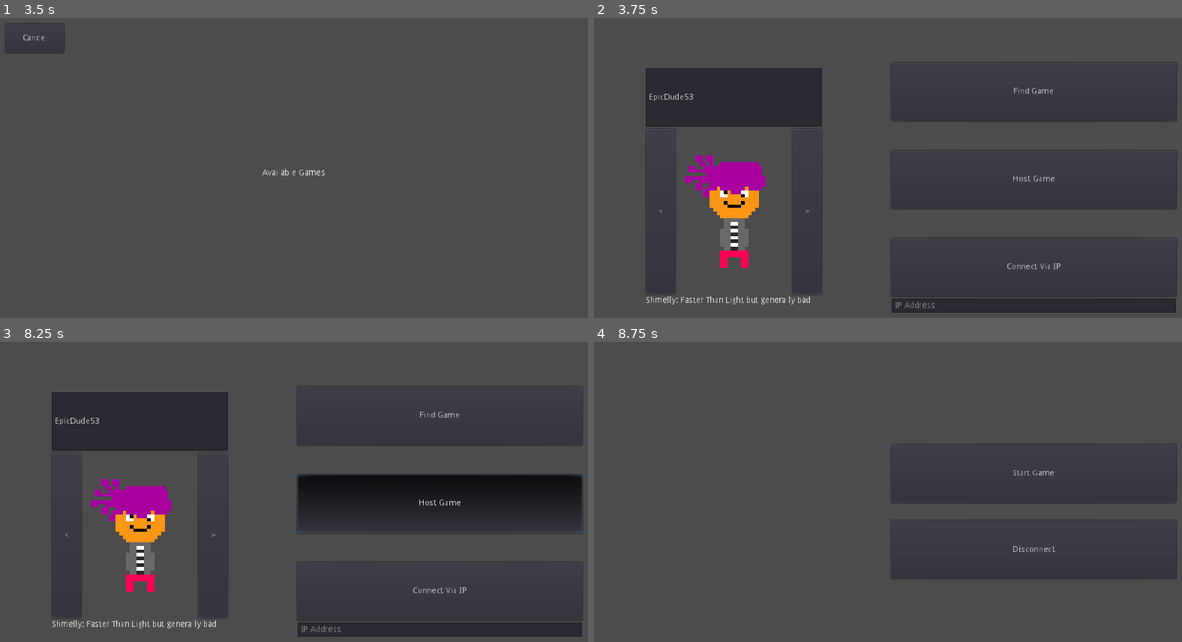
Above: before the commit, frames 1-4 (two rows, left to right).
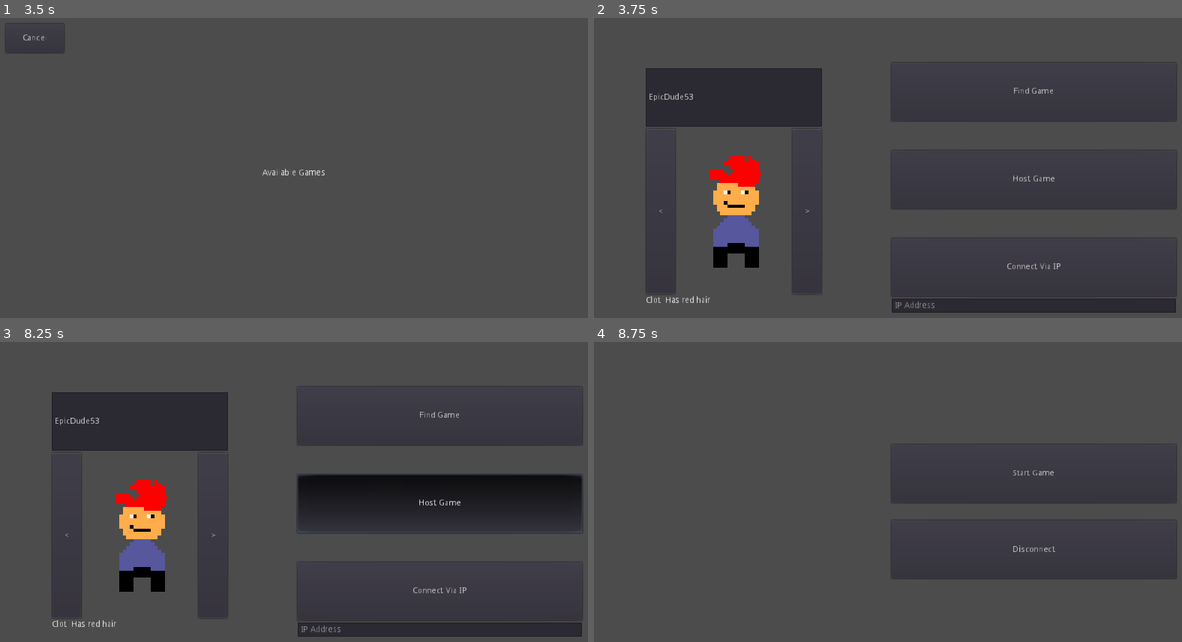
Above: after the commit, the same moments.

Repository: Iddmeister/BadStars
Game: Godot game, scene res://Scenes/UI/LoadingScreen.tscn
Two runs of this game, one before a commit and one after it. Both use one fixed random seed, a clock stepped at 60 frames per second and the inputs below. The engine's default icon, where the game draws it, is replaced by a stand-in: a white triangle on a blue panel in a dark square.
Inputs (mouse positions are in pixels of both pictures, inside the frame that each line leads up to):
- Up to frame 1 (3.5 s): click (441, 306) at 0.52 s; type "12" at 0.6 s; click "<" at 1.25 s; click ">" at 2 s; click "Find Game" at 2.75 s
- Up to frame 2 (3.75 s): click "Cancel" at 3.5 s
- Up to frame 3 (8.25 s): click "Host Game" at 4.25 s; click "Start Game" at 5 s; click "Start Game" at 5.75 s; click "Disconnect" at 6.5 s; click "Connect Via IP" at 7.25 s; move the mouse to (423, 495) at 8.02 s; hold D (right) from 8.03 s (still down); tap Middle mouse button (autoaim) at 8.1 s; click (423, 495) at 8.17 s
- Up to frame 4 (8.75 s): keep holding D (right)

Frame 1 is identical in both runs. In frame 2, 3.3% of the frame differs, in the area x 8-37%, y 45-96%; in frame 3, 3.3%; in frame 4, nothing differs.
Error in both runs: Invalid get index '1' (on base: 'Array'). (res://Scripts/Network.gd:43)

Commit message:
Saves Current Character

Diff:
--- a/Scenes/Bullets/UnoCard.tscn
+++ b/Scenes/Bullets/UnoCard.tscn
@@ -6,10 +6,10 @@
 [sub_resource type="RectangleShape2D" id=1]
 extents = Vector2( 20, 30 )
 
-[node name="Bullet" groups=[
+[node name="Bullet" index="0" groups=[
 "SalmonBullet",
 ] instance=ExtResource( 1 )]
-speed = 700
+speed = 570
 damage = 300
 
 [node name="Sprite" parent="." index="0"]
--- a/Scenes/Characters/BALD.tscn
+++ b/Scenes/Characters/BALD.tscn
@@ -8,7 +8,7 @@
 [sub_resource type="CircleShape2D" id=1]
 radius = 19.5
 
-[node name="Player" instance=ExtResource( 1 )]
+[node name="Player" index="0" instance=ExtResource( 1 )]
 maxHealth = 450
 
 [node name="Sprite" parent="." index="0"]
--- a/Scenes/Screens/MainMenu.gd
+++ b/Scenes/Screens/MainMenu.gd
@@ -10,15 +10,16 @@
 	Globals.characters.ELSCRIMO:{"icon":"res://Graphics/Characters/ElScrimo.png", "info":"El Scrimo: REEEEEEEEEEEEEEE"},
 	Globals.characters.WILL:{"icon":"res://Graphics/Characters/WillSmith.png", "info":"Will Smith: Blue"},
 	Globals.characters.BARREL:{"icon":"res://Graphics/Characters/Barryl.png", "info":"Barrel: is barrel"},
-  Globals.characters.BALD:{"icon":"res://Graphics/Characters/Bald.png", "info":"Bald: Brexiteer"},
+	Globals.characters.BALD:{"icon":"res://Graphics/Characters/Bald.png", "info":"Bald: Brexiteer"},
 	Globals.characters.POKO:{"icon":"res://Graphics/Characters/Poko.png", "info":"Poko: Buenos Dias"},
-	Globals.characters.JOKER:{"icon":"res://Graphics/Characters/Joker.png", "info":"Joker: You Wouldn't Get It"}
+	#Globals.characters.JOKER:{"icon":"res://Graphics/Characters/Joker.png", "info":"Joker: You Wouldn't Get It"}
 
 }
 
 func _ready():
 	Network.playerInfo.name = Data.data.playerName
 	$CenterContainer/Options/PlayerName.text = Network.playerInfo.name
+	currentCharacter = characters.keys().find(int(Data.data["lastPlayed"]))
 	setCharacter(characters.keys()[currentCharacter])
 	pass
 
@@ -50,6 +51,8 @@
 	$CenterContainer/Options/CharacterSelect/HBoxContainer/Image.texture = load(characters[key].icon)
 	$CenterContainer/Options/CharacterSelect/CharacterInfo.text = characters[key].info
 	Network.playerInfo.character = key
+	Data.data["lastPlayed"] = key
+	Data.saveData()
 
 	pass
 
--- a/Scripts/Data.gd
+++ b/Scripts/Data.gd
@@ -5,11 +5,13 @@
 var data = {
 
 	"playerName":"EpicDude53",
+	"lastPlayed":2,
 
 	}
 
 func _ready():
 	startup()
+	checkData()
 	pass
 
 func startup():
@@ -35,6 +37,14 @@
 
 	pass
 
+func checkData():
+
+	if not data.has("lastPlayed"):
+		data["lastPlayed"] = 0
+		saveData()
+
+	pass
+
 func saveData():
 
 	var file = File.new()
